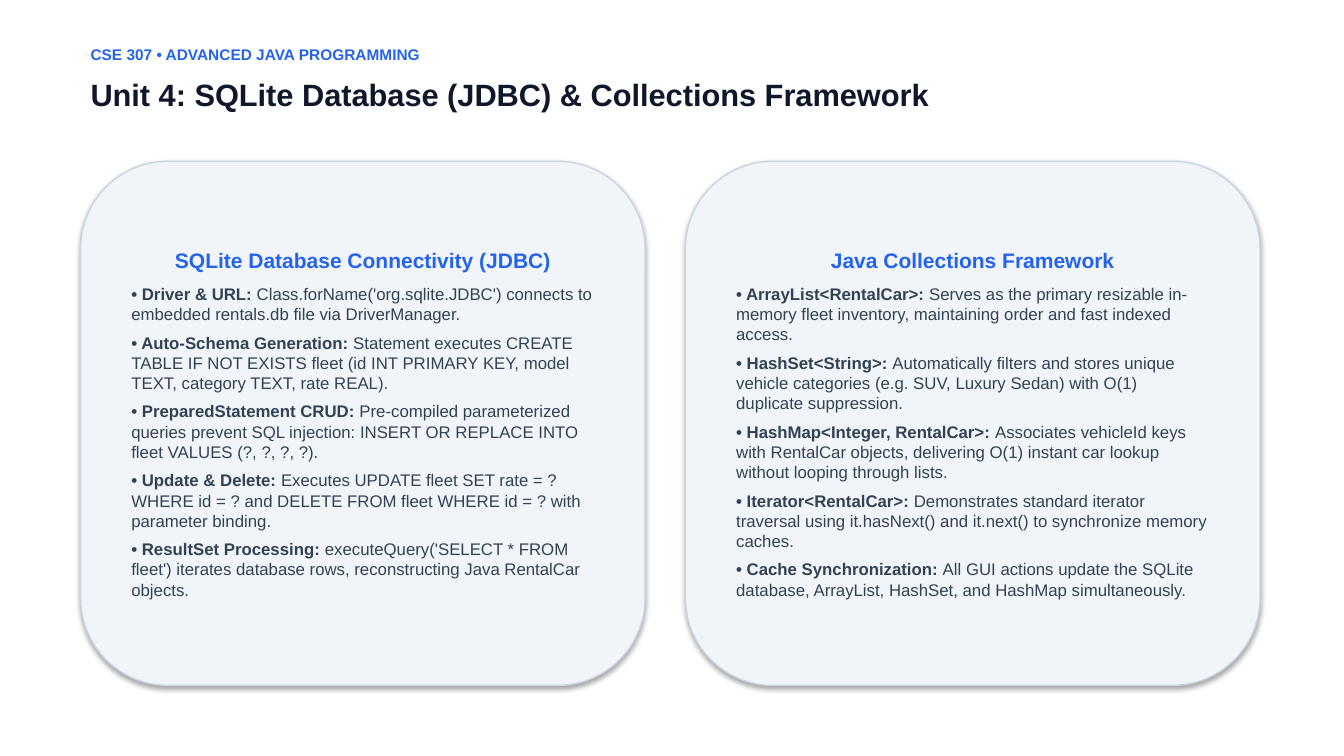
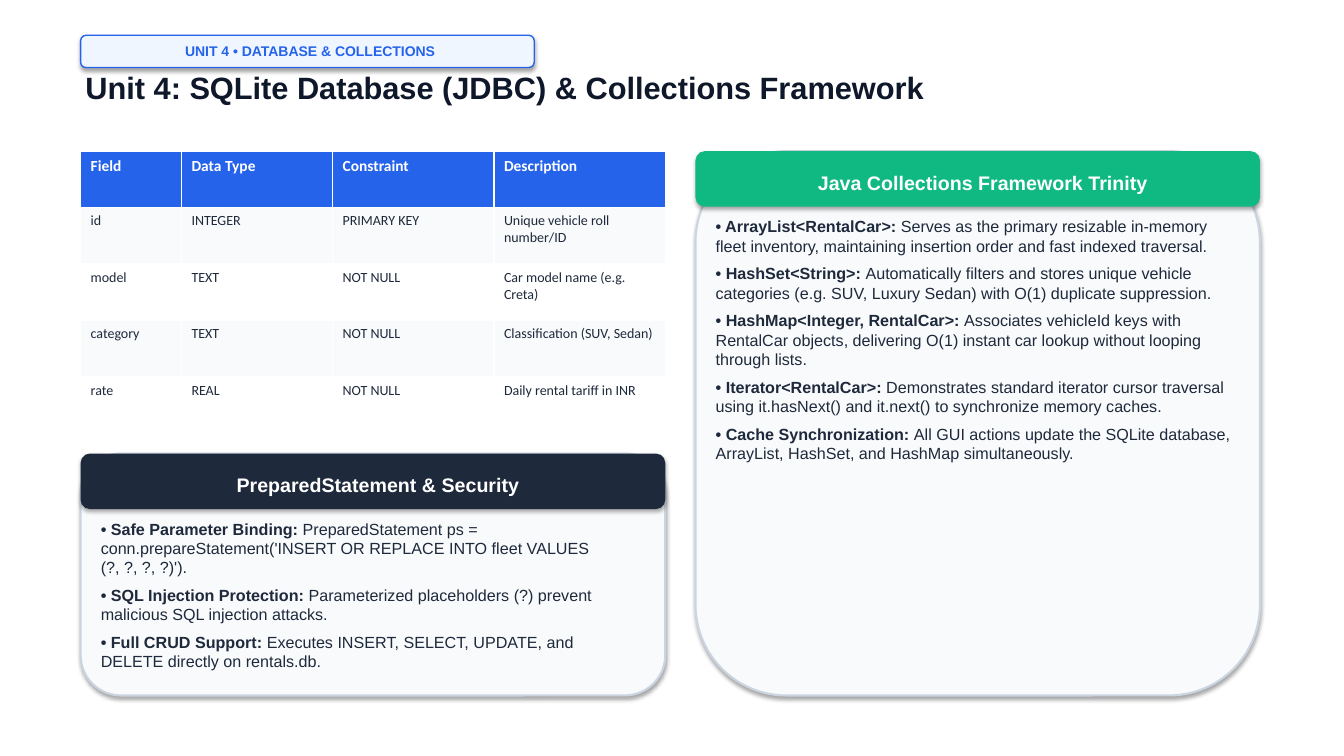
Before and after one commit to aarushdubey/car-rental-system-java, a slide deck: slide 8 of Car_Rental_System_Presentation.pptx. Drawn at 1344x756 pixels with LibreOffice and Linux fonts; fonts in the diff are those of the drawing. Boxes give left, top, right and bottom in pixels: in the first picture for what was removed or moved away, otherwise in the second. Text is boxed around its words. In the diff, an @@ line names an element or a change of style, - is before the commit and + after.

```diff
--- a/Car_Rental_System_Presentation.pptx
+++ b/Car_Rental_System_Presentation.pptx
@@ rounded rectangle added at [81, 35, 534, 68], fill #EFF6FF, outline #2563EB 1 pt, 10 pt, text #2563EB, bold @@
+UNIT 4 • DATABASE & COLLECTIONS
@@ text removed at [91, 49, 420, 60] @@
-CSE 307 • ADVANCED JAVA PROGRAMMING
@@ text "Unit 4: SQLite Database (JDBC) ...": place and size @@
-text "Unit 4: SQLite Database (JDBC) ..." at [91, 83, 929, 111]
+text "Unit 4: SQLite Database (JDBC) ..." at [85, 76, 924, 104]
@@ rounded rectangle removed at [81, 161, 645, 686] @@
-SQLite Database Connectivity (JDBC)
-• Driver & URL: Class.forName('org.sqlite.JDBC') connects to embedded rentals.db file via DriverManager.
-• Auto-Schema Generation: Statement executes CREATE TABLE IF NOT EXISTS fleet (id INT PRIMARY KEY, model TEXT, category TEXT, rate REAL).
-• PreparedStatement CRUD: Pre-compiled parameterized queries prevent SQL injection: INSERT OR REPLACE INTO fleet VALUES (?, ?, ?, ?).
-• Update & Delete: Executes UPDATE fleet SET rate = ? WHERE id = ? and DELETE FROM fleet WHERE id = ? with parameter binding.
-• ResultSet Processing: executeQuery('SELECT * FROM fleet') iterates database rows, reconstructing Java RentalCar objects.
@@ table added at [81, 151, 665, 434], 5 rows, 4 columns @@
+Field | Data Type | Constraint | Description
+id | INTEGER | PRIMARY KEY | Unique vehicle roll number/ID
+model | TEXT | NOT NULL | Car model name (e.g. Creta)
+category | TEXT | NOT NULL | Classification (SUV, Sedan)
+rate | REAL | NOT NULL | Daily rental tariff in INR
@@ rounded rectangle added at [696, 151, 1260, 696], fill #F8FAFC, outline #CBD5E1 1.5 pt @@
@@ rounded rectangle added at [696, 151, 1260, 207], fill #10B981, 14 pt, text #FFFFFF, bold @@
+Java Collections Framework Trinity
@@ text "• ArrayList<RentalCar>: Serves as the ...": place and size @@
-text "• ArrayList<RentalCar>: Serves as the ..." at [686, 161, 1260, 686]
+text "• ArrayList<RentalCar>: Serves as the ..." at [716, 220, 1230, 463]
@@ text "• ArrayList<RentalCar>: Serves as the ..." at [716, 220, 1230, 463]: vertical alignment middle to top; fill #F1F5F9 to none; outline #CBD5E1 1 pt to none; shadow off @@
@@ text at [716, 220, 1207, 255]: text changed; size 12 to 11.5 pt; text colour #334155 to #1E293B @@
-Java Collections Framework
-• ArrayList<RentalCar>: Serves as the primary resizable in-memory fleet inventory, maintaining order and fast indexed access.
+• ArrayList<RentalCar>: Serves as the primary resizable in-memory fleet inventory, maintaining insertion order and fast indexed traversal.
@@ text at [716, 267, 1230, 463]: size 12 to 11.5 pt, text colour #334155 to #1E293B in "• HashSet<String>: Automatically filters and stores unique ...", "• HashMap<Integer, RentalCar>: Associates vehicleId keys wit ...", "• Cache Synchronization: All GUI actions update ..." @@
@@ text at [716, 381, 1224, 416]: text changed; size 12 to 11.5 pt; text colour #334155 to #1E293B @@
-• Iterator<RentalCar>: Demonstrates standard iterator traversal using it.hasNext() and it.next() to synchronize memory caches.
+• Iterator<RentalCar>: Demonstrates standard iterator cursor traversal using it.hasNext() and it.next() to synchronize memory caches.
@@ rounded rectangle added at [81, 454, 665, 696], fill #F8FAFC, outline #CBD5E1 1.5 pt @@
@@ rounded rectangle added at [81, 454, 665, 509], fill #1E293B, 14 pt, text #FFFFFF, bold @@
+PreparedStatement & Security
@@ text added at [101, 523, 592, 671], 11.5 pt, text #1E293B @@
+• Safe Parameter Binding: PreparedStatement ps = conn.prepareStatement('INSERT OR REPLACE INTO fleet VALUES (?, ?, ?, ?)').
+• SQL Injection Protection: Parameterized placeholders (?) prevent malicious SQL injection attacks.
+• Full CRUD Support: Executes INSERT, SELECT, UPDATE, and DELETE directly on rentals.db.
```
Also in this commit, not shown: 7 other slides changed, 2 slides added, 2 slides removed, 5 other files.
